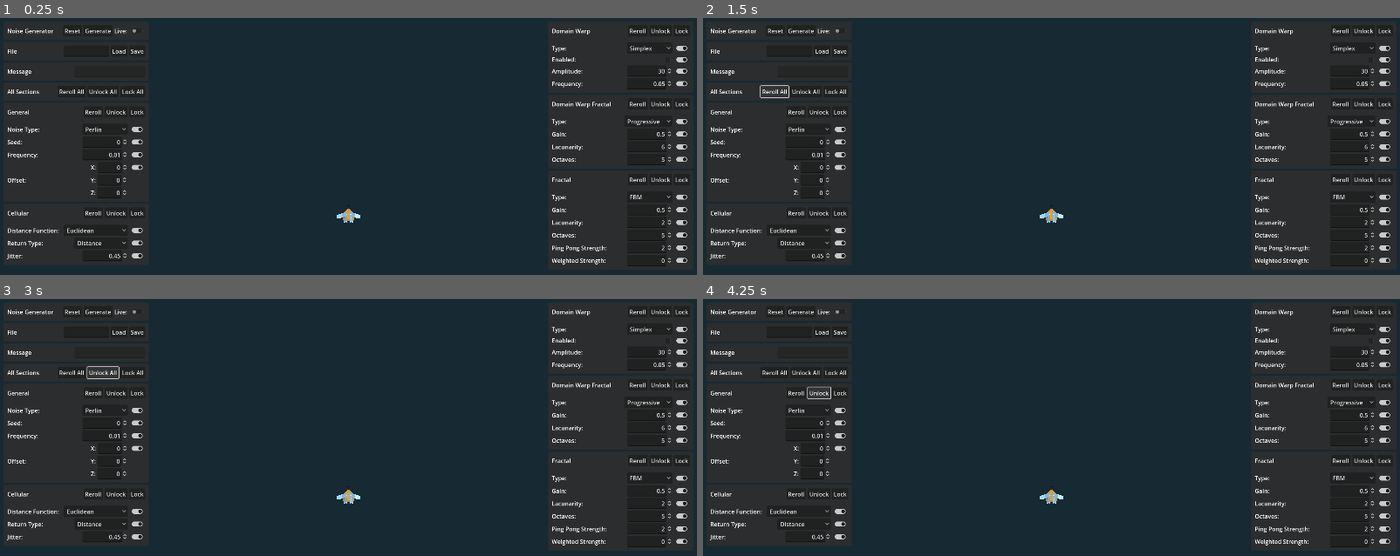
Above: before the commit, frames 1-4 (two rows, left to right).
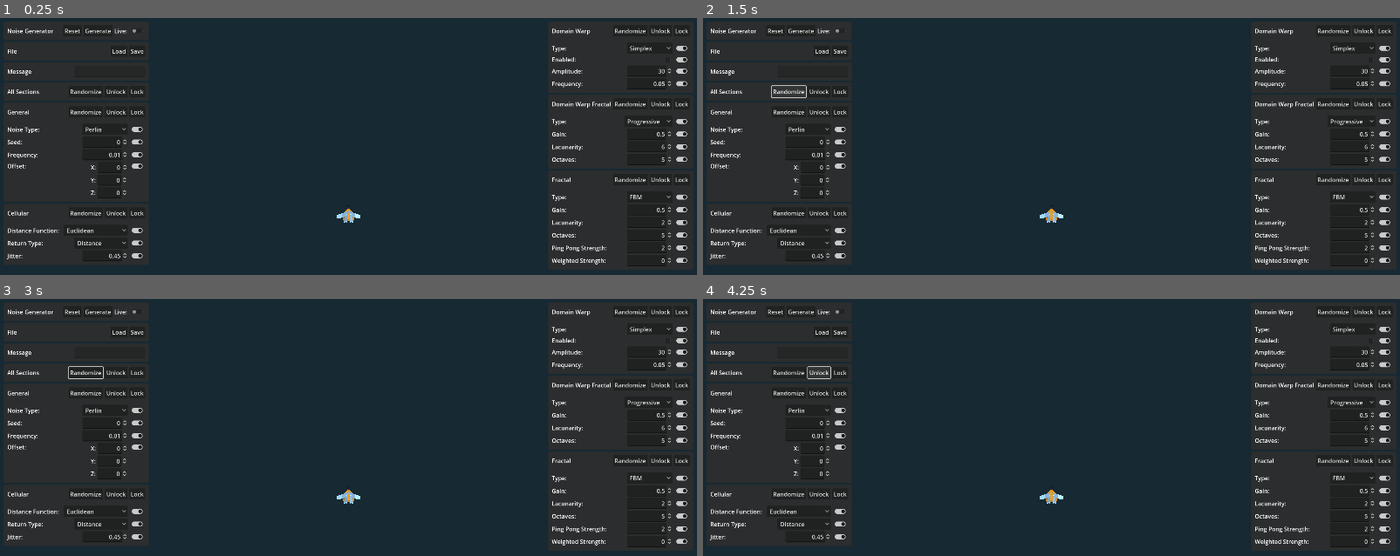
Above: after the commit, the same moments.

Repository: joshuajenner/project-speed
Game: Godot game, scene res://levels/base_level.tscn
Two runs of this game, one before a commit and one after it. Both use one fixed random seed, a clock stepped at 60 frames per second and the inputs below.
Inputs (mouse positions are in pixels of both pictures, inside the frame that each line leads up to):
- Up to frame 1 (0.25 s): no input
- Up to frame 2 (1.5 s): click "Reset" at 0.5 s; click (772, 92) at 1.25 s, where only the run before the commit has a clickable "Reroll All"
- Up to frame 3 (3 s): click (83, 373) at 2 s, where only the run after the commit has a clickable "Randomize"; click (104, 373) at 2.75 s, where only the run before the commit has a clickable "Unlock All"
- Up to frame 4 (4.25 s): click "Unlock" at 3.5 s

The runs differ from the first frame. In frame 1, 0.4% of the frame differs, in the area x 1-93%, y 4-77%; in frame 2, 0.5%; in frame 3, 0.5%; in frame 4, 0.5%.

Commit message:
started randomization functionality

Diff:
--- a/noise_generator/noise_generator.gd
+++ b/noise_generator/noise_generator.gd
@@ -4,15 +4,15 @@
 
 @onready var file_dialog = %FileDialog
 
-@onready var file_input: LineEdit = %FileInput
 @onready var message_output: LineEdit = %MessageOutput
 
 @onready var noise_type_input: OptionButton = %NoiseTypeInput
 @onready var seed_input: SpinBox = %SeedInput
 @onready var frequency_input: SpinBox = %FrequencyInput
-@onready var offset_x_input: SpinBox = %OffsetXInput
-@onready var offset_y_input: SpinBox = %OffsetYInput
-@onready var offset_z_input: SpinBox = %OffsetZInput
+@onready var offset_input: Vector3Input = %OffsetInput
+#@onready var offset_x_input: SpinBox = %OffsetXInput
+#@onready var offset_y_input: SpinBox = %OffsetYInput
+#@onready var offset_z_input: SpinBox = %OffsetZInput
 
 @onready var cellular_distance_function_input: OptionButton = %CellularDistanceFunctionInput
 @onready var cellular_jitter_input: SpinBox = %CellularJitterInput
@@ -35,6 +35,12 @@
 @onready var fractal_weighted_strength_input: SpinBox = %FractalWeightedStrengthInput
 
 
+@onready var general_inputs: Array[Dictionary] = [
+	{"input": noise_type_input, "lock": %NoiseTypeInputLock},
+	{"input": seed_input, "lock": %SeedInputLock},
+	{"input": frequency_input, "lock": %FrequencyInputLock},
+	{"input": offset_input, "lock": %OffsetInputLock}
+]
 
 
 
@@ -101,7 +107,6 @@
 func generate_noise() -> void:
 	noise_generated.emit(noise)
 
-
 func set_noise_values() -> void:
 	noise.noise_type = noise_resource.noise_type
 	noise.seed = noise_resource.seed
@@ -132,9 +137,10 @@
 	noise_type_input.select(noise_resource.noise_type)
 	seed_input.value = noise_resource.seed
 	frequency_input.value = noise_resource.frequency
-	offset_x_input.value = noise_resource.offset.x
-	offset_y_input.value = noise_resource.offset.y
-	offset_z_input.value = noise_resource.offset.z
+	offset_input.set_vector3(noise_resource.offset)
+#	offset_x_input.value = noise_resource.offset.x
+#	offset_y_input.value = noise_resource.offset.y
+#	offset_z_input.value = noise_resource.offset.z
 
 	cellular_distance_function_input.select(noise_resource.cellular_distance_function)
 	cellular_jitter_input.value = noise_resource.cellular_jitter
@@ -173,15 +179,6 @@
 	set_noise_values()
 	generate_noise()
 
-#func _on_noise_display_gui_input(event):
-#	print(event)
-#	if event is InputEventMouseButton:
-#		if event.button_index == MOUSE_BUTTON_LEFT and event.is_pressed():
-#			print("down")
-#		elif event.button_index == MOUSE_BUTTON_LEFT and not event.is_pressed():
-#			print("up")
-
-
 func _on_noise_display_mouse_entered():
 	is_mouse_over_noise_display = true
 
@@ -214,16 +211,8 @@
 	noise_resource.frequency = value
 	check_if_live()
 
-func _on_offset_x_input_value_changed(value):
-	noise_resource.offset.x = value
-	check_if_live()
-
-func _on_offset_y_input_value_changed(value):
-	noise_resource.offset.y = value
-	check_if_live()
-
-func _on_offset_z_input_value_changed(value):
-	noise_resource.offset.z = value
+func _on_offset_input_value_changed(value):
+	noise_resource.offset = value
 	check_if_live()
 
 func _on_cellular_distance_function_input_item_selected(index):
@@ -267,7 +256,7 @@
 	check_if_live()
 
 func _on_domain_warp_fractal_octaves_input_value_changed(value):
-	noise_resource.domain_warp_fractal_octaves
+	noise_resource.domain_warp_fractal_octaves = value
 	check_if_live()
 
 func _on_fractal_type_input_item_selected(index):
@@ -334,3 +323,23 @@
 		return "Saved Successfully"
 	else:
 		return "Error: Save Failed"
+
+
+
+func _on_general_reroll_pressed():
+	randomize_input_group(general_inputs)
+
+
+func randomize_input_group(input_group: Array[Dictionary]) -> void:
+	var rng = RandomNumberGenerator.new()
+	rng.randomize()
+
+	for input_set in input_group:
+		if not input_set.lock.disabled:
+			var input_control = input_set.input
+			if input_set.input is SpinBox:
+				input_control.value = rng.randf_range(input_control.min_value, input_control.max_value)
+			elif input_set.input is OptionButton:
+				input_control.select(rng.randi_range(0, input_control.item_count-1))
+			elif input_set.input is Vector3Input:
+				input_control.randomize_values()
--- a/noise_generator/noise_generator.tscn
+++ b/noise_generator/noise_generator.tscn
@@ -1,7 +1,8 @@
-[gd_scene load_steps=3 format=3 uid="uid://clis755lpsjin"]
+[gd_scene load_steps=4 format=3 uid="uid://clis755lpsjin"]
 
 [ext_resource type="Script" path="res://noise_generator/noise_generator.gd" id="1_ea8kf"]
 [ext_resource type="Theme" uid="uid://l2h0pvttlllc" path="res://noise_generator/noise_generator_theme.tres" id="1_t24wn"]
+[ext_resource type="PackedScene" uid="uid://bvbwtqhean2yf" path="res://noise_generator/vector3_input.tscn" id="3_w7vva"]
 
 [node name="NoiseGenerator" type="Control"]
 layout_mode = 3
@@ -101,11 +102,6 @@
 theme_override_constants/separation = 5
 alignment = 2
 
-[node name="FileInput" type="LineEdit" parent="Margin/Left/Save/Margin/HBoxContainer"]
-unique_name_in_owner = true
-custom_minimum_size = Vector2(125, 0)
-layout_mode = 2
-
 [node name="LoadResource" type="Button" parent="Margin/Left/Save/Margin/HBoxContainer"]
 layout_mode = 2
 size_flags_horizontal = 8
@@ -173,17 +169,17 @@
 [node name="Reroll" type="Button" parent="Margin/Left/AllSections/Margin/HBoxContainer"]
 layout_mode = 2
 size_flags_horizontal = 8
-text = "Reroll All"
+text = "Randomize"
 
 [node name="Unlock" type="Button" parent="Margin/Left/AllSections/Margin/HBoxContainer"]
 layout_mode = 2
 size_flags_horizontal = 8
-text = "Unlock All"
+text = "Unlock"
 
 [node name="Lock" type="Button" parent="Margin/Left/AllSections/Margin/HBoxContainer"]
 layout_mode = 2
 size_flags_horizontal = 8
-text = "Lock All"
+text = "Lock"
 
 [node name="General" type="MarginContainer" parent="Margin/Left"]
 layout_mode = 2
@@ -216,17 +212,17 @@
 theme_override_constants/separation = 5
 alignment = 2
 
-[node name="Reroll" type="Button" parent="Margin/Left/General/MarginContainer/VBoxContainer/MarginContainer/HBoxContainer"]
-layout_mode = 2
-size_flags_horizontal = 8
-text = "Reroll"
-
-[node name="Unlock" type="Button" parent="Margin/Left/General/MarginContainer/VBoxContainer/MarginContainer/HBoxContainer"]
+[node name="GeneralReroll" type="Button" parent="Margin/Left/General/MarginContainer/VBoxContainer/MarginContainer/HBoxContainer"]
+layout_mode = 2
+size_flags_horizontal = 8
+text = "Randomize"
+
+[node name="GeneralUnlock" type="Button" parent="Margin/Left/General/MarginContainer/VBoxContainer/MarginContainer/HBoxContainer"]
 layout_mode = 2
 size_flags_horizontal = 8
 text = "Unlock"
 
-[node name="Lock" type="Button" parent="Margin/Left/General/MarginContainer/VBoxContainer/MarginContainer/HBoxContainer"]
+[node name="GeneralLock" type="Button" parent="Margin/Left/General/MarginContainer/VBoxContainer/MarginContainer/HBoxContainer"]
 layout_mode = 2
 size_flags_horizontal = 8
 text = "Lock"
@@ -254,7 +250,8 @@
 layout_mode = 2
 fit_to_longest_item = false
 
-[node name="Lock" type="CheckButton" parent="Margin/Left/General/MarginContainer/VBoxContainer/NoiseType/HBox"]
+[node name="NoiseTypeInputLock" type="CheckButton" parent="Margin/Left/General/MarginContainer/VBoxContainer/NoiseType/HBox"]
+unique_name_in_owner = true
 layout_mode = 2
 button_pressed = true
 
@@ -280,7 +277,8 @@
 allow_lesser = true
 alignment = 2
 
-[node name="Lock" type="CheckButton" parent="Margin/Left/General/MarginContainer/VBoxContainer/Seed/HBox"]
+[node name="SeedInputLock" type="CheckButton" parent="Margin/Left/General/MarginContainer/VBoxContainer/Seed/HBox"]
+unique_name_in_owner = true
 layout_mode = 2
 button_pressed = true
 
@@ -305,7 +303,8 @@
 allow_greater = true
 alignment = 2
 
-[node name="Lock" type="CheckButton" parent="Margin/Left/General/MarginContainer/VBoxContainer/Frequency/HBox"]
+[node name="FrequencyInputLock" type="CheckButton" parent="Margin/Left/General/MarginContainer/VBoxContainer/Frequency/HBox"]
+unique_name_in_owner = true
 layout_mode = 2
 button_pressed = true
 
@@ -315,63 +314,22 @@
 [node name="Label" type="Label" parent="Margin/Left/General/MarginContainer/VBoxContainer/Offset"]
 layout_mode = 2
 size_flags_horizontal = 0
+size_flags_vertical = 0
 text = "Offset:"
 
-[node name="VBox" type="VBoxContainer" parent="Margin/Left/General/MarginContainer/VBoxContainer/Offset"]
-layout_mode = 2
-size_flags_horizontal = 8
-
-[node name="HBoxContainer" type="HBoxContainer" parent="Margin/Left/General/MarginContainer/VBoxContainer/Offset/VBox"]
-layout_mode = 2
-
-[node name="Label" type="Label" parent="Margin/Left/General/MarginContainer/VBoxContainer/Offset/VBox/HBoxContainer"]
-layout_mode = 2
-text = "X:"
-
-[node name="OffsetXInput" type="SpinBox" parent="Margin/Left/General/MarginContainer/VBoxContainer/Offset/VBox/HBoxContainer"]
-unique_name_in_owner = true
-layout_mode = 2
-size_flags_horizontal = 8
-rounded = true
-allow_greater = true
-allow_lesser = true
-alignment = 2
-
-[node name="Lock" type="CheckButton" parent="Margin/Left/General/MarginContainer/VBoxContainer/Offset/VBox/HBoxContainer"]
-layout_mode = 2
-button_pressed = true
-
-[node name="HBoxContainer2" type="HBoxContainer" parent="Margin/Left/General/MarginContainer/VBoxContainer/Offset/VBox"]
-layout_mode = 2
-
-[node name="Label2" type="Label" parent="Margin/Left/General/MarginContainer/VBoxContainer/Offset/VBox/HBoxContainer2"]
-layout_mode = 2
-text = "Y:"
-
-[node name="OffsetYInput" type="SpinBox" parent="Margin/Left/General/MarginContainer/VBoxContainer/Offset/VBox/HBoxContainer2"]
-unique_name_in_owner = true
-layout_mode = 2
-size_flags_horizontal = 8
-rounded = true
-allow_greater = true
-allow_lesser = true
-alignment = 2
-
-[node name="HBoxContainer3" type="HBoxContainer" parent="Margin/Left/General/MarginContainer/VBoxContainer/Offset/VBox"]
-layout_mode = 2
-
-[node name="Label3" type="Label" parent="Margin/Left/General/MarginContainer/VBoxContainer/Offset/VBox/HBoxContainer3"]
-layout_mode = 2
-text = "Z:"
-
-[node name="OffsetZInput" type="SpinBox" parent="Margin/Left/General/MarginContainer/VBoxContainer/Offset/VBox/HBoxContainer3"]
-unique_name_in_owner = true
-layout_mode = 2
-size_flags_horizontal = 8
-rounded = true
-allow_greater = true
-allow_lesser = true
-alignment = 2
+[node name="HBox" type="HBoxContainer" parent="Margin/Left/General/MarginContainer/VBoxContainer/Offset"]
+layout_mode = 2
+size_flags_horizontal = 8
+
+[node name="OffsetInput" parent="Margin/Left/General/MarginContainer/VBoxContainer/Offset/HBox" instance=ExtResource("3_w7vva")]
+unique_name_in_owner = true
+layout_mode = 2
+
+[node name="OffsetInputLock" type="CheckButton" parent="Margin/Left/General/MarginContainer/VBoxContainer/Offset/HBox"]
+unique_name_in_owner = true
+layout_mode = 2
+size_flags_vertical = 0
+button_pressed = true
 
 [node name="Cellular" type="MarginContainer" parent="Margin/Left"]
 layout_mode = 2
@@ -406,7 +364,7 @@
 [node name="Reroll" type="Button" parent="Margin/Left/Cellular/MarginContainer/VBoxContainer/Cellular/HBoxContainer"]
 layout_mode = 2
 size_flags_horizontal = 8
-text = "Reroll"
+text = "Randomize"
 
 [node name="Unlock" type="Button" parent="Margin/Left/Cellular/MarginContainer/VBoxContainer/Cellular/HBoxContainer"]
 layout_mode = 2
@@ -532,7 +490,7 @@
 [node name="Reroll" type="Button" parent="Margin/Right/DomainWarp/MarginContainer/VBoxContainer/DomainWarp/HBoxContainer"]
 layout_mode = 2
 size_flags_horizontal = 8
-text = "Reroll"
+text = "Randomize"
 
 [node name="Unlock" type="Button" parent="Margin/Right/DomainWarp/MarginContainer/VBoxContainer/DomainWarp/HBoxContainer"]
 layout_mode = 2
@@ -678,7 +636,7 @@
 [node name="Reroll" type="Button" parent="Margin/Right/DomainWarpFractal/MarginContainer/VBoxContainer/DomainWarpFractal/HBoxContainer"]
 layout_mode = 2
 size_flags_horizontal = 8
-text = "Reroll"
+text = "Randomize"
 
 [node name="Unlock" type="Button" parent="Margin/Right/DomainWarpFractal/MarginContainer/VBoxContainer/DomainWarpFractal/HBoxContainer"]
 layout_mode = 2
@@ -827,7 +785,7 @@
 [node name="Reroll" type="Button" parent="Margin/Right/Fractal/MarginContainer/VBoxContainer/Fractal/HBoxContainer"]
 layout_mode = 2
 size_flags_horizontal = 8
-text = "Reroll"
+text = "Randomize"
 
 [node name="Unlock" type="Button" parent="Margin/Right/Fractal/MarginContainer/VBoxContainer/Fractal/HBoxContainer"]
 layout_mode = 2
@@ -1006,12 +964,11 @@
 [connection signal="toggled" from="Margin/Left/Title/Margin/HBoxContainer/LiveToggle" to="." method="_on_live_toggle_toggled"]
 [connection signal="pressed" from="Margin/Left/Save/Margin/HBoxContainer/LoadResource" to="." method="_on_load_resource_pressed"]
 [connection signal="pressed" from="Margin/Left/Save/Margin/HBoxContainer/SaveResource" to="." method="_on_save_resource_pressed"]
+[connection signal="pressed" from="Margin/Left/General/MarginContainer/VBoxContainer/MarginContainer/HBoxContainer/GeneralReroll" to="." method="_on_general_reroll_pressed"]
 [connection signal="item_selected" from="Margin/Left/General/MarginContainer/VBoxContainer/NoiseType/HBox/NoiseTypeInput" to="." method="_on_noise_type_input_item_selected"]
 [connection signal="value_changed" from="Margin/Left/General/MarginContainer/VBoxContainer/Seed/HBox/SeedInput" to="." method="_on_seed_input_value_changed"]
 [connection signal="value_changed" from="Margin/Left/General/MarginContainer/VBoxContainer/Frequency/HBox/FrequencyInput" to="." method="_on_frequency_input_value_changed"]
-[connection signal="value_changed" from="Margin/Left/General/MarginContainer/VBoxContainer/Offset/VBox/HBoxContainer/OffsetXInput" to="." method="_on_offset_x_input_value_changed"]
-[connection signal="value_changed" from="Margin/Left/General/MarginContainer/VBoxContainer/Offset/VBox/HBoxContainer2/OffsetYInput" to="." method="_on_offset_y_input_value_changed"]
-[connection signal="value_changed" from="Margin/Left/General/MarginContainer/VBoxContainer/Offset/VBox/HBoxContainer3/OffsetZInput" to="." method="_on_offset_z_input_value_changed"]
+[connection signal="value_changed" from="Margin/Left/General/MarginContainer/VBoxContainer/Offset/HBox/OffsetInput" to="." method="_on_offset_input_value_changed"]
 [connection signal="item_selected" from="Margin/Left/Cellular/MarginContainer/VBoxContainer/DistanceFunction/HBox/CellularDistanceFunctionInput" to="." method="_on_cellular_distance_function_input_item_selected"]
 [connection signal="item_selected" from="Margin/Left/Cellular/MarginContainer/VBoxContainer/ReturnType/HBox/CellularReturnTypeInput" to="." method="_on_cellular_return_type_input_item_selected"]
 [connection signal="value_changed" from="Margin/Left/Cellular/MarginContainer/VBoxContainer/Jitter/HBox/CellularJitterInput" to="." method="_on_cellular_jitter_input_value_changed"]
--- /dev/null
+++ b/noise_generator/vector3_input.gd
@@ -0,0 +1,62 @@
+class_name Vector3Input
+extends MarginContainer
+
+signal value_changed(value: Vector3)
+
+@onready var x_input: SpinBox = %OffsetXInput
+@onready var y_input: SpinBox = %OffsetYInput
+@onready var z_input: SpinBox = %OffsetZInput
+
+var min_value: int = -2147483648
+var max_value: int = 2147483647
+
+
+@export var value: Vector3 = Vector3.ZERO
+@export var disabled: bool = false
+
+
+func randomize_values() -> void:
+	var rng = RandomNumberGenerator.new()
+	rng.randomize()
+	print(rng.randi_range(min_value, max_value))
+	x_input.value = rng.randi_range(min_value, max_value)
+	y_input.value = rng.randi_range(min_value, max_value)
+	z_input.value = rng.randi_range(min_value, max_value)
+
+
+func set_values(x: int, y: int, z: int) -> void:
+	x_input.value = x
+	y_input.value = y
+	z_input.value = z
+
+func set_vector3(vector: Vector3) -> void:
+	x_input.value = vector.x
+	y_input.value = vector.y
+	z_input.value = vector.z
+
+
+func disable() -> void:
+	x_input.editable = false
+	y_input.editable = false
+	z_input.editable = false
+
+func enable() -> void:
+	x_input.editable = true
+	y_input.editable = true
+	z_input.editable = true
+
+
+func _on_offset_x_input_value_changed(new_value: float):
+	value.x = new_value
+	x_input.value = new_value
+	value_changed.emit(value)
+
+func _on_offset_y_input_value_changed(new_value: float):
+	value.y = new_value
+	y_input.value = new_value
+	value_changed.emit(value)
+
+func _on_offset_z_input_value_changed(new_value: float):
+	value.z = new_value
+	z_input.value = new_value
+	value_changed.emit(value)
--- /dev/null
+++ b/noise_generator/vector3_input.tscn
@@ -0,0 +1,61 @@
+[gd_scene load_steps=2 format=3 uid="uid://bvbwtqhean2yf"]
+
+[ext_resource type="Script" path="res://noise_generator/vector3_input.gd" id="1_legfd"]
+
+[node name="Vector3Input" type="MarginContainer"]
+script = ExtResource("1_legfd")
+
+[node name="VBoxContainer" type="VBoxContainer" parent="."]
+layout_mode = 2
+
+[node name="HBoxContainer" type="HBoxContainer" parent="VBoxContainer"]
+layout_mode = 2
+
+[node name="Label" type="Label" parent="VBoxContainer/HBoxContainer"]
+layout_mode = 2
+text = "X:"
+
+[node name="OffsetXInput" type="SpinBox" parent="VBoxContainer/HBoxContainer"]
+unique_name_in_owner = true
+layout_mode = 2
+size_flags_horizontal = 8
+rounded = true
+allow_greater = true
+allow_lesser = true
+alignment = 2
+
+[node name="HBoxContainer2" type="HBoxContainer" parent="VBoxContainer"]
+layout_mode = 2
+
+[node name="Label2" type="Label" parent="VBoxContainer/HBoxContainer2"]
+layout_mode = 2
+text = "Y:"
+
+[node name="OffsetYInput" type="SpinBox" parent="VBoxContainer/HBoxContainer2"]
+unique_name_in_owner = true
+layout_mode = 2
+size_flags_horizontal = 8
+rounded = true
+allow_greater = true
+allow_lesser = true
+alignment = 2
+
+[node name="HBoxContainer3" type="HBoxContainer" parent="VBoxContainer"]
+layout_mode = 2
+
+[node name="Label3" type="Label" parent="VBoxContainer/HBoxContainer3"]
+layout_mode = 2
+text = "Z:"
+
+[node name="OffsetZInput" type="SpinBox" parent="VBoxContainer/HBoxContainer3"]
+unique_name_in_owner = true
+layout_mode = 2
+size_flags_horizontal = 8
+rounded = true
+allow_greater = true
+allow_lesser = true
+alignment = 2
+
+[connection signal="value_changed" from="VBoxContainer/HBoxContainer/OffsetXInput" to="." method="_on_offset_x_input_value_changed"]
+[connection signal="value_changed" from="VBoxContainer/HBoxContainer2/OffsetYInput" to="." method="_on_offset_y_input_value_changed"]
+[connection signal="value_changed" from="VBoxContainer/HBoxContainer3/OffsetZInput" to="." method="_on_offset_z_input_value_changed"]
